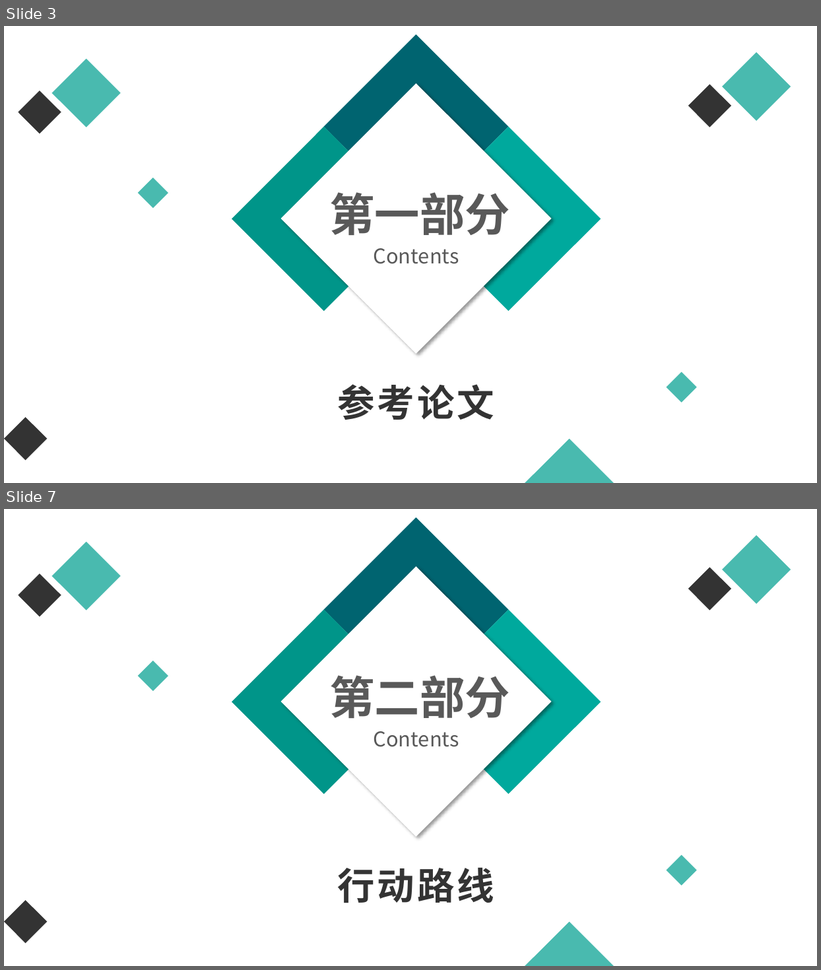
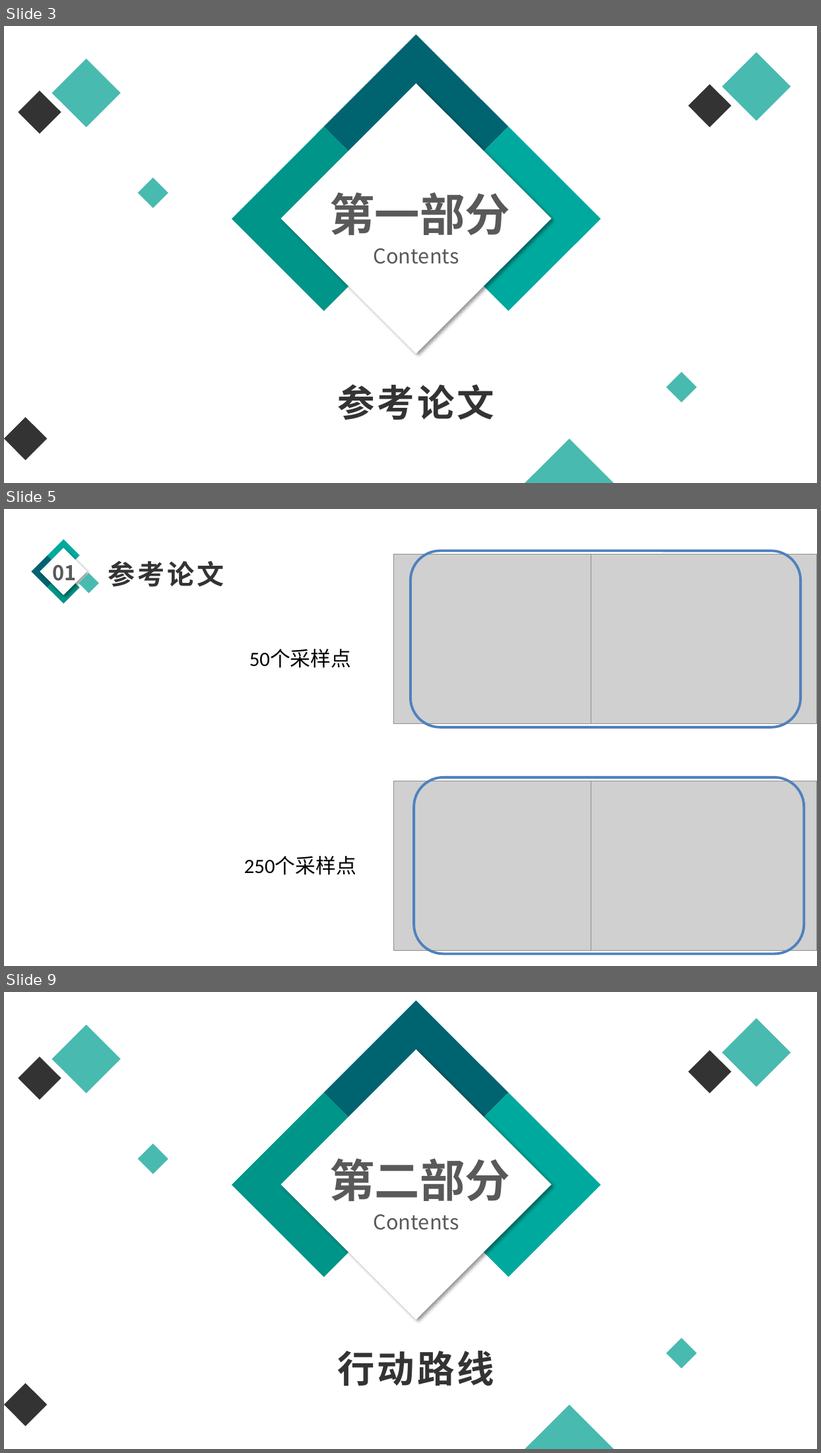
Before and after one commit to whutddk/PRM_Robotic_Arm, a slide deck: 项目PPT0-1-0.pptx. Shown one above the other, each under a label of ours: slides 3 and 7 before the commit, slides 3, 5 and 9 after it; the slides between them are not shown. The pictures are 821x970 and 821x1453 pixels, drawn with LibreOffice and Linux fonts; fonts in the diff are those of the drawing; grey boxes stand for pictures; background and template pictures are left out. Boxes give left, top, right and bottom in pixels: in the first picture for what was removed or moved away, otherwise in the second. Text is boxed around its words. In the diff, an @@ line names an element or a change of style, - is before the commit and + after.

```diff
--- a/项目PPT0-1-0.pptx
+++ b/项目PPT0-1-0.pptx
@@ slide 5 added at bbox=[4, 509, 817, 966], background picture (left out) @@
@@ rectangle added at bbox=[4, 509, 817, 966], fill #FFFFFF at 56% opacity @@
@@ group added at bbox=[32, 539, 224, 604]: 5 freeform shapes, 2 texts @@
+01
+参考论文
@@ picture added at bbox=[394, 554, 620, 723] @@
@@ rounded rectangle added at bbox=[411, 551, 801, 728], outline #4F81BD 3 pt @@
@@ picture added at bbox=[591, 554, 817, 723] @@
@@ text added at bbox=[250, 650, 351, 668], 24 pt, text #000000 @@
+50个采样点
@@ picture added at bbox=[394, 781, 620, 951] @@
@@ rounded rectangle added at bbox=[414, 778, 805, 955], outline #4F81BD 3 pt @@
@@ picture added at bbox=[591, 781, 817, 951] @@
@@ text added at bbox=[244, 856, 356, 875], 24 pt, text #000000 @@
+250个采样点
@@ what was slide 7 is now slide 9 @@
```
Also in this commit, not shown: 3 slides changed, 7 other slides added, 1 slide removed, 16 other files.
